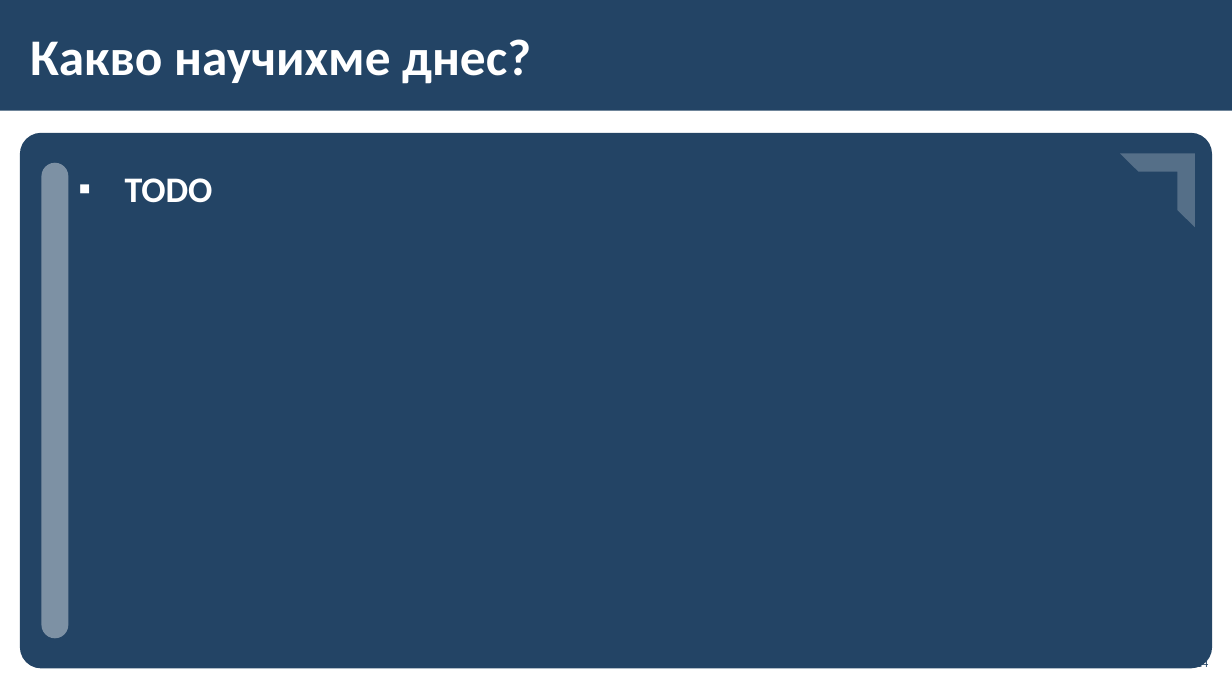
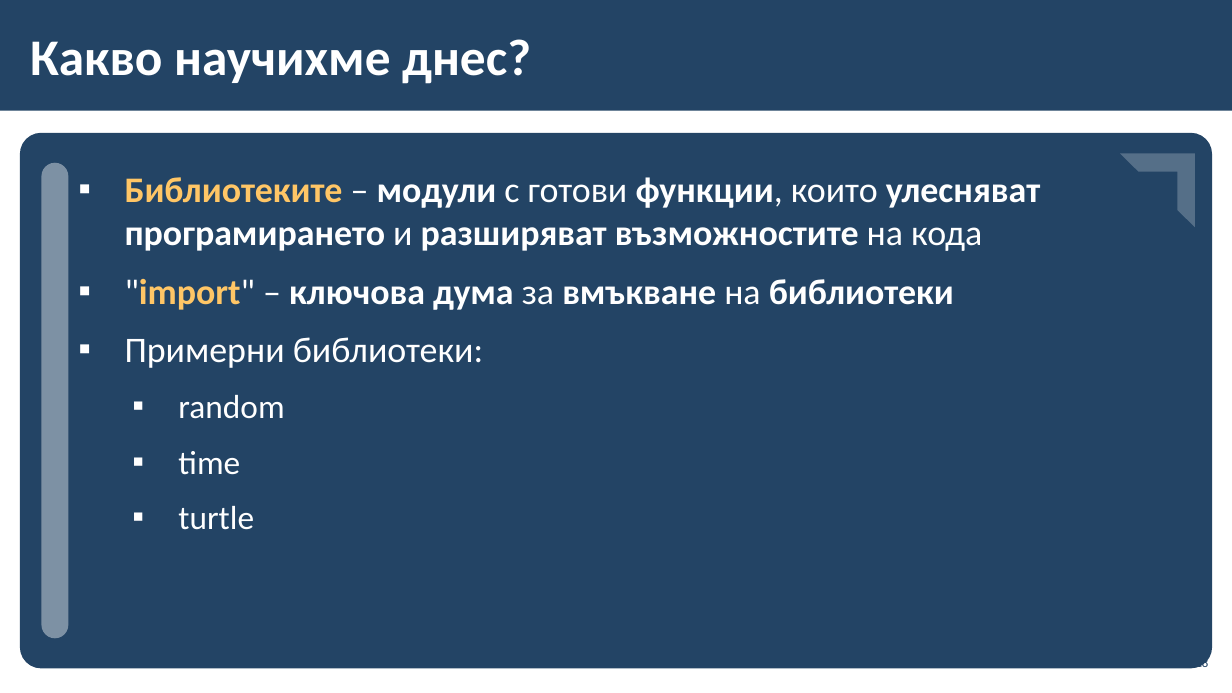
Before and after one commit to BG-IT-Edu/School-Programming, a slide deck: slide 18 of Courses/Computer-Modeling-and-IT/Computer-Modeling-and-IT-6-Class/27-{last-number}-Python/31-Libraries/31-Libraries.pptx (slide 14 before the commit). Drawn at 1232x693 pixels with LibreOffice and Linux fonts; fonts in the diff are those of the drawing; background and template pictures are left out. Boxes give left, top, right and bottom in pixels: in the first picture for what was removed or moved away, otherwise in the second. Text is boxed around its words. In the diff, an @@ line names an element or a change of style, - is before the commit and + after.

```diff
--- a/Courses/Computer-Modeling-and-IT/Computer-Modeling-and-IT-6-Class/27-{last-number}-Python/31-Libraries/31-Libraries.pptx
+++ b/Courses/Computer-Modeling-and-IT/Computer-Modeling-and-IT-6-Class/27-{last-number}-Python/31-Libraries/31-Libraries.pptx
@@ text at bbox=[125, 177, 1040, 530]: text changed @@
-▪ TODO
+▪ Библиотеките – модули с готови функции, които улесняват програмирането и разширяват възможностите на кода
+▪ "import" – ключова дума за вмъкване на библиотеки
+▪ Примерни библиотеки:
+  ▪ random
+  ▪ time
+  ▪ turtle
@@ page number at bbox=[1196, 658, 1209, 671]: text changed @@
-14
+18
```
Also in this commit, not shown: 1 other slide changed, 4 slides added.
